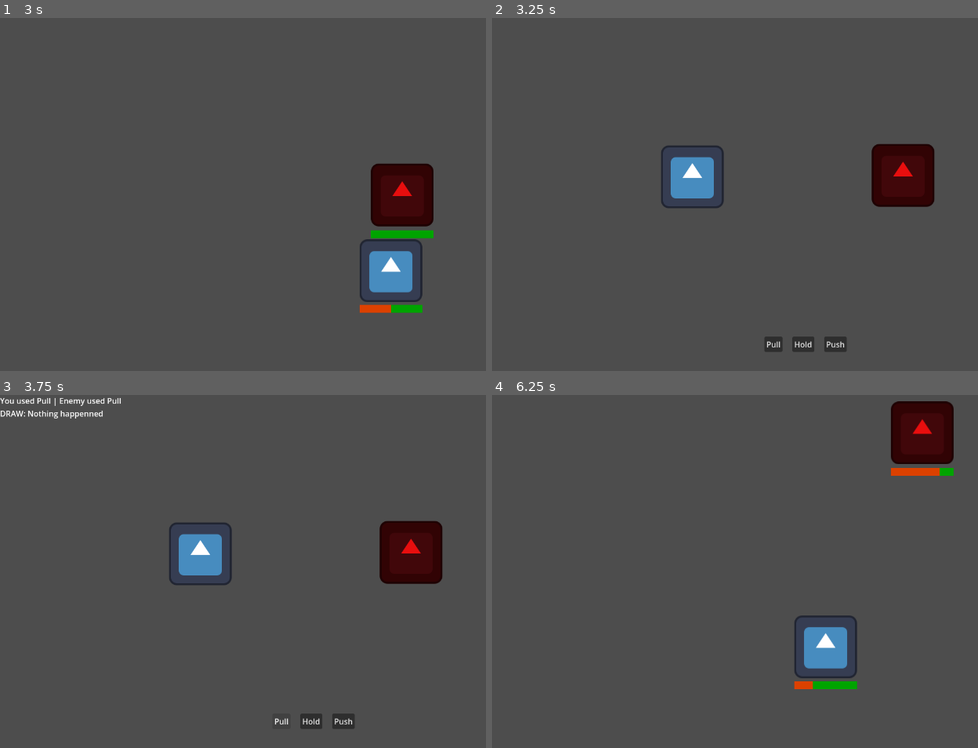
Above: before the commit, frames 1-4 (two rows, left to right).
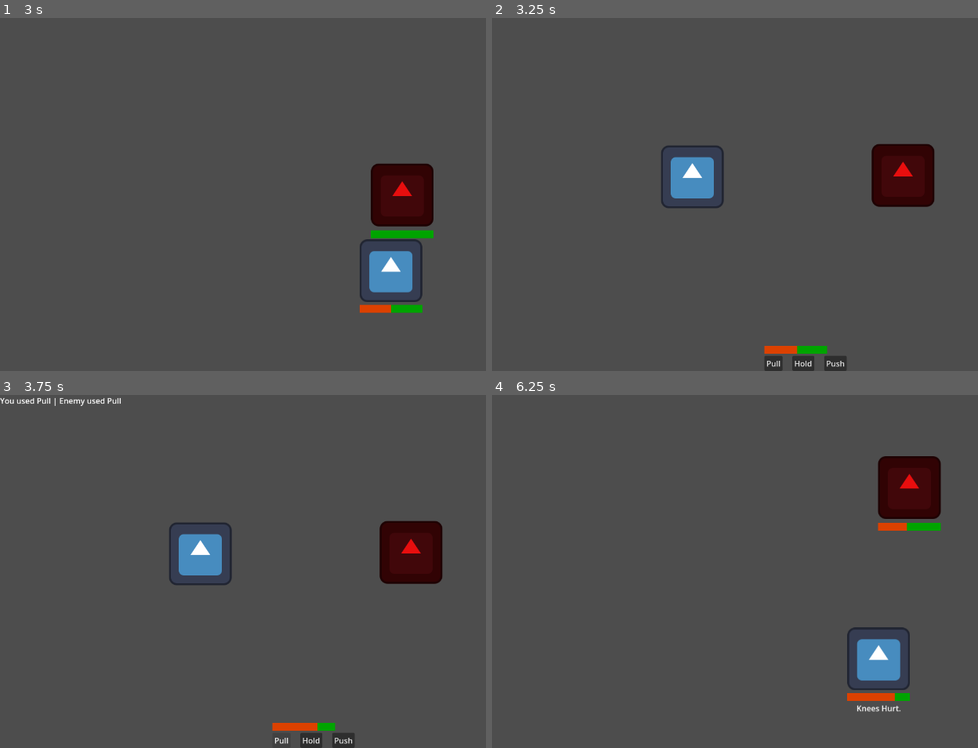
Above: after the commit, the same moments.

Repository: johnreybacal/gran-theft-aubrey
Game: Godot game, scene res://scenes/game_explore.tscn
The game is run twice, just before and just after one commit, with the same random seed, the same clock (stepped at 60 frames per second) and the same inputs. The engine's default icon, where the game draws it, is replaced by a stand-in: a white triangle on a blue panel in a dark square.
Inputs (mouse positions are in pixels of both pictures, inside the frame that each line leads up to):
- Up to frame 1 (3 s): tap Enter at 0.5 s; hold D (move_right) 0.53-1.28 s; hold S (move_down) 1.28-2.03 s; hold D (move_right) 2.03-2.78 s; hold W (move_up) from 2.78 s (still down)
- Up to frame 2 (3.25 s): keep holding W (move_up)
- Up to frame 3 (3.75 s): release W (move_up) at 3.5 s; click "Pull" at 3.5 s
- Up to frame 4 (6.25 s): click "Hold" at 4.25 s; click (837, 740) at 5 s, where only the run after the commit has a clickable "Push"; hold A (move_left) from 5.78 s (still down)

Frame 1 is identical in both runs. In frame 2, 1.1% of the frame differs, in the area x 55-73%, y 90-100%; in frame 3, 1.2%; in frame 4, 7.8%, in the area x 62-95%, y 1-90%.

Commit message:
draw penalty | move control to player | show arthritis on fight

Diff:
--- a/scenes/hud_fight.tscn
+++ b/scenes/hud_fight.tscn
@@ -1,8 +1,26 @@
-[gd_scene load_steps=2 format=3 uid="uid://de8gr68jo3eno"]
+[gd_scene format=3 uid="uid://de8gr68jo3eno"]
 
 [ext_resource type="Script" uid="uid://b1v1gwigdbihf" path="res://scripts/hud_fight.gd" id="1_1qu2k"]
 
-[node name="HudFight" type="Control"]
+[sub_resource type="Gradient" id="Gradient_1qu2k"]
+offsets = PackedFloat32Array(0)
+colors = PackedColorArray(0, 0.64369816, 3.85046e-07, 1)
+
+[sub_resource type="GradientTexture2D" id="GradientTexture2D_ya3x0"]
+gradient = SubResource("Gradient_1qu2k")
+width = 128
+height = 16
+
+[sub_resource type="Gradient" id="Gradient_jnmyy"]
+offsets = PackedFloat32Array(0)
+colors = PackedColorArray(0.86647785, 0.2576891, 7.70092e-07, 1)
+
+[sub_resource type="GradientTexture2D" id="GradientTexture2D_nhtbo"]
+gradient = SubResource("Gradient_jnmyy")
+width = 128
+height = 16
+
+[node name="HudFight" type="Control" unique_id=1448898153]
 layout_mode = 3
 anchors_preset = 15
 anchor_right = 1.0
@@ -11,12 +29,12 @@
 grow_vertical = 2
 script = ExtResource("1_1qu2k")
 
-[node name="FightLog" type="Label" parent="."]
+[node name="FightLog" type="Label" parent="." unique_id=236191885]
 layout_mode = 1
 offset_right = 1.0
 offset_bottom = 23.0
 
-[node name="HBoxContainer" type="HBoxContainer" parent="."]
+[node name="VBoxContainer" type="VBoxContainer" parent="." unique_id=1337138003]
 layout_mode = 1
 anchors_preset = 7
 anchor_left = 0.5
@@ -24,26 +42,36 @@
 anchor_right = 0.5
 anchor_bottom = 1.0
 offset_left = -84.0
-offset_top = -70.0
+offset_top = -40.0
 offset_right = 84.0
-offset_bottom = -39.0
 grow_horizontal = 2
 grow_vertical = 0
+
+[node name="ArthritisBar" type="TextureProgressBar" parent="VBoxContainer" unique_id=1740310314]
+layout_mode = 2
+step = 0.1
+texture_under = SubResource("GradientTexture2D_ya3x0")
+texture_progress = SubResource("GradientTexture2D_nhtbo")
+
+[node name="HBoxContainer" type="HBoxContainer" parent="VBoxContainer" unique_id=39468556]
+layout_mode = 2
+size_flags_horizontal = 4
+size_flags_vertical = 4
 theme_override_constants/separation = 20
 
-[node name="PullButton" type="Button" parent="HBoxContainer"]
+[node name="PullButton" type="Button" parent="VBoxContainer/HBoxContainer" unique_id=1417905398]
 layout_mode = 2
 text = "Pull"
 
-[node name="HoldButton" type="Button" parent="HBoxContainer"]
+[node name="HoldButton" type="Button" parent="VBoxContainer/HBoxContainer" unique_id=1777213736]
 layout_mode = 2
 text = "Hold"
 
-[node name="PushButton" type="Button" parent="HBoxContainer"]
+[node name="PushButton" type="Button" parent="VBoxContainer/HBoxContainer" unique_id=1320320182]
 layout_mode = 2
 text = "Push
 "
 
-[connection signal="pressed" from="HBoxContainer/PullButton" to="." method="_on_pull_button_pressed"]
-[connection signal="pressed" from="HBoxContainer/HoldButton" to="." method="_on_hold_button_pressed"]
-[connection signal="pressed" from="HBoxContainer/PushButton" to="." method="_on_push_button_pressed"]
+[connection signal="pressed" from="VBoxContainer/HBoxContainer/PullButton" to="." method="_on_pull_button_pressed"]
+[connection signal="pressed" from="VBoxContainer/HBoxContainer/HoldButton" to="." method="_on_hold_button_pressed"]
+[connection signal="pressed" from="VBoxContainer/HBoxContainer/PushButton" to="." method="_on_push_button_pressed"]
--- a/scripts/event_bus.gd
+++ b/scripts/event_bus.gd
@@ -1,11 +1,4 @@
 extends Node
 
-signal on_player_move(direction: Vector2)
 signal on_encounter_start(instance_id: int)
 signal on_encounter_end(instance_id: int, is_purse_stolen: bool)
-
-
-func _physics_process(_delta: float) -> void:
-    if not StateManager.is_encountered:
-        var move_vector := Input.get_vector("move_left", "move_right", "move_up", "move_down")
-        on_player_move.emit(move_vector)
--- a/scripts/explore_player.gd
+++ b/scripts/explore_player.gd
@@ -6,7 +6,6 @@
 var granny: Classes.Granny
 
 func _ready() -> void:
-    EventBus.on_player_move.connect(_move)
     granny = Classes.Granny.init(get_instance_id(), $GrannyStats, arthitis_rate)
     StateManager.player = granny
 
@@ -15,23 +14,26 @@
     if StateManager.is_encountered:
         return
 
-    if granny:
-        if velocity != Vector2.ZERO and granny.can_move():
-            granny.increase_arthritis(delta)
-        else:
-            granny.decrease_arthritis(delta)
+    var move_vector := Input.get_vector("move_left", "move_right", "move_up", "move_down")
+    if granny.can_move():
+        velocity = move_vector * move_speed
+    else:
+        velocity = Vector2.ZERO
 
-    var collision := get_last_slide_collision()
-    if collision:
-        var collider = collision.get_collider()
-        if collider is ExploreEnemy:
-            if not collider.granny.can_encounter():
-                return
-            var direction = collider.position.direction_to(position).normalized()
-            move_and_collide(direction * 25)
-            EventBus.on_encounter_start.emit(collider.get_instance_id())
+    move_and_slide()
 
-func _move(direction: Vector2):
-    if granny.can_move():
-        velocity = direction * move_speed
-        move_and_slide()
+    if velocity != Vector2.ZERO and granny.can_move():
+        granny.increase_arthritis(delta)
+    else:
+        granny.decrease_arthritis(delta)
+
+    for i in get_slide_collision_count():
+        var collision = get_slide_collision(i)
+        if collision:
+            var collider = collision.get_collider()
+            if collider is ExploreEnemy:
+                if not collider.granny.can_encounter():
+                    return
+                var direction = collider.position.direction_to(position).normalized()
+                move_and_collide(direction * 50)
+                EventBus.on_encounter_start.emit(collider.get_instance_id())
--- a/scripts/game_fight.gd
+++ b/scripts/game_fight.gd
@@ -3,45 +3,56 @@
 @onready var hud: HudFight = $CanvasLayer/HudFight
 
 func _ready() -> void:
-    EventBus.on_encounter_start.connect(show.unbind(1))
+    EventBus.on_encounter_start.connect(_on_encounter_start.unbind(1))
     EventBus.on_encounter_end.connect(hide.unbind(2))
     hide()
 
+    hud.set_max_arthritis(StateManager.player.max_arthritis)
     hud.move_selected.connect(_on_move)
 
 func _on_visibility_changed() -> void:
     $CanvasLayer.visible = visible
 
+func _on_encounter_start():
+    show()
+    hud.clear_log()
+    hud.update_arthritis(StateManager.player.arthritis)
+
 func _on_move(move: Meta.Moves):
     var is_winner = false
-    var is_draw = false
+    # var is_draw = false
+    var is_draw = true
     var enemy_move: Meta.Moves = Meta.Moves.values().pick_random()
 
     hud.append_log("You used " + Meta.get_move_name(move) + " | Enemy used " + Meta.get_move_name(enemy_move))
 
-    if move == enemy_move:
-        is_draw = true
-        hud.append_log("DRAW: Nothing happenned")
-    elif move == Meta.Moves.Pull:
-        if enemy_move == Meta.Moves.Hold:
-            is_winner = true
-            hud.append_log("WIN: You yanked the purse")
-        elif enemy_move == Meta.Moves.Push:
-            hud.append_log("LOST: You fell down and lost the purse")
-    elif move == Meta.Moves.Hold:
-        if enemy_move == Meta.Moves.Push:
-            is_winner = true
-            hud.append_log("WIN: Enemy slipped and lost the purse")
-        elif enemy_move == Meta.Moves.Pull:
-            hud.append_log("LOST: Enemy yanked the purse")
-    elif move == Meta.Moves.Push:
-        if enemy_move == Meta.Moves.Pull:
-            is_winner = true
-            hud.append_log("WIN: Enemy fell down and lost the purse")
-        elif enemy_move == Meta.Moves.Hold:
-            hud.append_log("LOST: You slipped and lost the purse")
+    # if move == enemy_move:
+    #     is_draw = true
+    #     hud.append_log("DRAW: Nothing happenned")
+    # elif move == Meta.Moves.Pull:
+    #     if enemy_move == Meta.Moves.Hold:
+    #         is_winner = true
+    #         hud.append_log("WIN: You yanked the purse")
+    #     elif enemy_move == Meta.Moves.Push:
+    #         hud.append_log("LOST: You fell down and lost the purse")
+    # elif move == Meta.Moves.Hold:
+    #     if enemy_move == Meta.Moves.Push:
+    #         is_winner = true
+    #         hud.append_log("WIN: Enemy slipped and lost the purse")
+    #     elif enemy_move == Meta.Moves.Pull:
+    #         hud.append_log("LOST: Enemy yanked the purse")
+    # elif move == Meta.Moves.Push:
+    #     if enemy_move == Meta.Moves.Pull:
+    #         is_winner = true
+    #         hud.append_log("WIN: Enemy fell down and lost the purse")
+    #     elif enemy_move == Meta.Moves.Hold:
+    #         hud.append_log("LOST: You slipped and lost the purse")
 
     if is_draw:
-        pass
+        StateManager.player.increase_arthritis(1)
+        hud.update_arthritis(StateManager.player.arthritis)
+        if not StateManager.player.can_move():
+            hud.append_log("LOST: Your knee hurts")
+            EventBus.on_encounter_end.emit.call_deferred(StateManager.encounter_enemy_id, false)
     else:
         EventBus.on_encounter_end.emit(StateManager.encounter_enemy_id, is_winner)
--- a/scripts/hud_fight.gd
+++ b/scripts/hud_fight.gd
@@ -2,6 +2,7 @@
 class_name HudFight
 
 @onready var fight_log: Label = $FightLog
+@onready var arthritis_bar: TextureProgressBar = $VBoxContainer/ArthritisBar
 
 signal move_selected(move: Meta.Moves)
 
@@ -12,6 +13,12 @@
 func clear_log():
     fight_log.text = ""
 
+func set_max_arthritis(max_value: float):
+    arthritis_bar.max_value = max_value
+
+func update_arthritis(value: float):
+    arthritis_bar.value = value
+
 func _on_push_button_pressed() -> void:
     move_selected.emit(Meta.Moves.Push)
 
